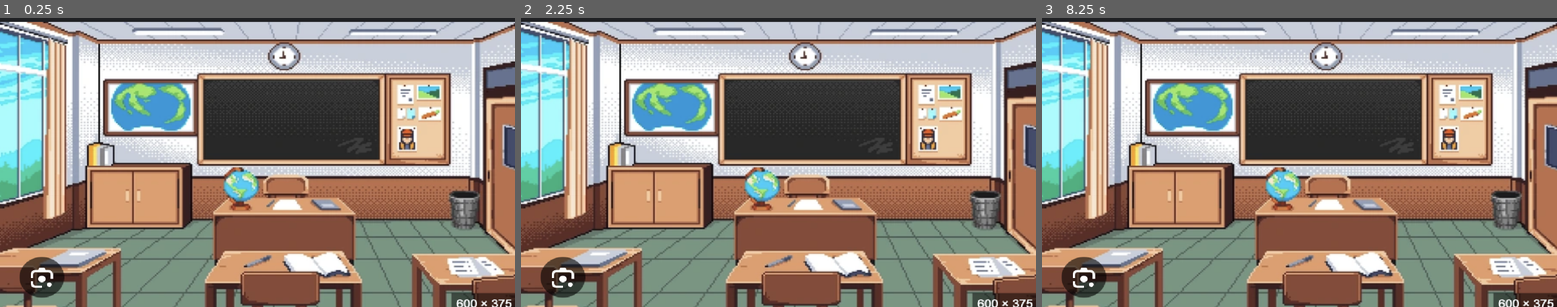
Above: before the commit, frames 1-3 (left to right).
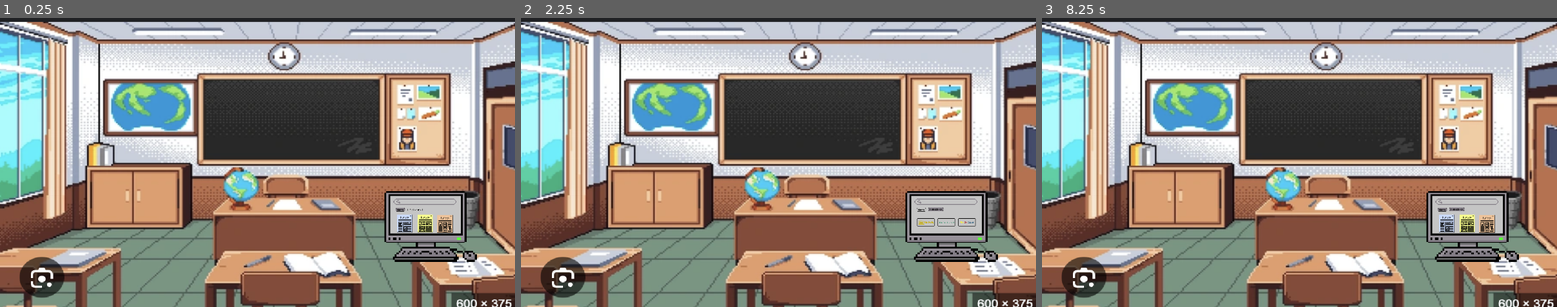
Above: after the commit, the same moments.

Repository: Huenyeon/Game-on
Game: Godot game, scene res://scene/main_scene.tscn
Two runs of this game, one before a commit and one after it. Both use one fixed random seed, a clock stepped at 60 frames per second and the inputs below.
Inputs (mouse positions are in pixels of both pictures, inside the frame that each line leads up to):
- Up to frame 1 (0.25 s): no input
- Up to frame 2 (2.25 s): click (938, 208) at 0.52 s; click (922, 208) at 1.27 s; click (938, 208) at 2.02 s
- Up to frame 3 (8.25 s): click (1443, 208) at 2.77 s; click (1459, 208) at 3.52 s; click (1443, 208) at 4.27 s; tap Enter at 5, 6.5, 8 s; move the mouse to (1412, 148) at 5.02 s; click (1412, 148) at 5.17 s; tap Space at 5.75, 7.25 s; move the mouse to (1196, 176) at 5.77 s; click (1196, 176) at 5.92 s; move the mouse to (1351, 98) at 6.52 s; click (1351, 98) at 6.67 s; move the mouse to (1273, 220) at 7.27 s; click (1273, 220) at 7.42 s; move the mouse to (1454, 205) at 8.02 s; click (1454, 205) at 8.17 s

The runs differ from the first frame. In frame 1, 3.4% of the frame differs, in the area x 74-93%, y 59-85%; in frame 2, 3.4%; in frame 3, 3.4%.

Commit message:
desktop functions

Diff:
--- /dev/null
+++ b/scene/cjinu.tscn
@@ -0,0 +1,50 @@
+[gd_scene load_steps=7 format=3 uid="uid://gmjua7fxgkqx"]
+
+[ext_resource type="Texture2D" uid="uid://ddxj8r8367u76" path="res://assets/characters/jinu.png" id="1_vlelc"]
+
+[sub_resource type="AtlasTexture" id="AtlasTexture_h6dgk"]
+atlas = ExtResource("1_vlelc")
+region = Rect2(0, 0, 512, 512)
+
+[sub_resource type="AtlasTexture" id="AtlasTexture_n1y0j"]
+atlas = ExtResource("1_vlelc")
+region = Rect2(512, 0, 512, 512)
+
+[sub_resource type="AtlasTexture" id="AtlasTexture_xsxku"]
+atlas = ExtResource("1_vlelc")
+region = Rect2(0, 512, 512, 512)
+
+[sub_resource type="AtlasTexture" id="AtlasTexture_78dao"]
+atlas = ExtResource("1_vlelc")
+region = Rect2(512, 512, 512, 512)
+
+[sub_resource type="SpriteFrames" id="SpriteFrames_w12j7"]
+animations = [{
+"frames": [{
+"duration": 1.0,
+"texture": SubResource("AtlasTexture_h6dgk")
+}, {
+"duration": 1.0,
+"texture": SubResource("AtlasTexture_n1y0j")
+}, {
+"duration": 1.0,
+"texture": SubResource("AtlasTexture_xsxku")
+}, {
+"duration": 1.0,
+"texture": SubResource("AtlasTexture_78dao")
+}],
+"loop": true,
+"name": &"default",
+"speed": 3.0
+}, {
+"frames": [],
+"loop": true,
+"name": &"new_animation",
+"speed": 5.0
+}]
+
+[node name="cjinu" type="Node2D"]
+
+[node name="AnimatedSprite2D" type="AnimatedSprite2D" parent="."]
+sprite_frames = SubResource("SpriteFrames_w12j7")
+animation = &"new_animation"
--- /dev/null
+++ b/scene/inside_desktop.tscn
@@ -0,0 +1,261 @@
+[gd_scene load_steps=14 format=3 uid="uid://c7trr7x0cru6m"]
+
+[ext_resource type="Script" uid="uid://6axrely6bisx" path="res://scripts/inside_desktop.gd" id="1_obpd4"]
+[ext_resource type="Texture2D" uid="uid://clasan6etehjj" path="res://assets/desktop/desktop-container.png" id="2_ofnyq"]
+[ext_resource type="ButtonGroup" uid="uid://bn5loh716mh40" path="res://assets/publishers-news.tres" id="3_ae7f0"]
+[ext_resource type="Texture2D" uid="uid://d381n4dn4rvvn" path="res://assets/desktop/publishers-unclicked.png" id="4_2flab"]
+[ext_resource type="Texture2D" uid="uid://chhhfieeu03u3" path="res://assets/desktop/publishers-clicked.png" id="5_ug3hc"]
+[ext_resource type="Texture2D" uid="uid://4snvctsmlgtj" path="res://assets/desktop/news-unclicked-updated.png" id="6_843rd"]
+[ext_resource type="Texture2D" uid="uid://dj17kxhrauq5b" path="res://assets/desktop/news-clicked-upadated.png" id="7_pwwv0"]
+[ext_resource type="Texture2D" uid="uid://c2axt3tnw41xh" path="res://assets/desktop/publisher-card1.png" id="8_cyjqy"]
+[ext_resource type="Texture2D" uid="uid://cde4eyvixpuke" path="res://assets/desktop/publisher-card2.png" id="9_auwcg"]
+[ext_resource type="Texture2D" uid="uid://bsmn505bdr1fb" path="res://assets/desktop/publisher-card3.png" id="10_14kj4"]
+[ext_resource type="Texture2D" uid="uid://cvm2dcudf4h0m" path="res://assets/desktop/news-cover1.png" id="11_hv70y"]
+[ext_resource type="Texture2D" uid="uid://bx1skw2tj7u40" path="res://assets/desktop/news-cover2.png" id="12_pl64k"]
+[ext_resource type="Texture2D" uid="uid://bps66c50njl1r" path="res://assets/desktop/news-cover3.png" id="13_lkogr"]
+
+[node name="InsideDesktop" type="Node2D"]
+script = ExtResource("1_obpd4")
+
+[node name="TextureRect" type="TextureRect" parent="."]
+offset_left = -229.0
+offset_top = -664.0
+offset_right = 1364.0
+offset_bottom = 877.0
+texture = ExtResource("2_ofnyq")
+
+[node name="PublishersButton" type="TextureButton" parent="."]
+offset_left = 241.0
+offset_top = -84.0
+offset_right = 341.0
+offset_bottom = 16.0
+scale = Vector2(4, 4)
+toggle_mode = true
+button_group = ExtResource("3_ae7f0")
+texture_normal = ExtResource("4_2flab")
+texture_pressed = ExtResource("5_ug3hc")
+
+[node name="NewsButton" type="TextureButton" parent="."]
+offset_left = -5.0
+offset_top = -99.0
+offset_right = 95.0
+offset_bottom = 1.0
+scale = Vector2(4, 4)
+toggle_mode = true
+button_group = ExtResource("3_ae7f0")
+texture_normal = ExtResource("6_843rd")
+texture_pressed = ExtResource("7_pwwv0")
+
+[node name="PublishersContent" type="Control" parent="."]
+visible = false
+layout_mode = 3
+anchors_preset = 0
+offset_left = -229.0
+offset_top = -664.0
+offset_right = -189.0
+offset_bottom = -624.0
+
+[node name="TextureButton" type="TextureButton" parent="PublishersContent"]
+offset_left = 969.0
+offset_top = 870.0
+offset_right = 1069.0
+offset_bottom = 970.0
+scale = Vector2(4, 4)
+texture_normal = ExtResource("8_cyjqy")
+metadata/_edit_group_ = true
+
+[node name="TextureButton2" type="TextureButton" parent="PublishersContent"]
+offset_left = 609.0
+offset_top = 870.0
+offset_right = 709.0
+offset_bottom = 970.0
+scale = Vector2(4, 4)
+texture_normal = ExtResource("9_auwcg")
+metadata/_edit_group_ = true
+
+[node name="TextureButton3" type="TextureButton" parent="PublishersContent"]
+offset_left = 247.0
+offset_top = 870.0
+offset_right = 347.0
+offset_bottom = 970.0
+scale = Vector2(4, 4)
+texture_normal = ExtResource("10_14kj4")
+metadata/_edit_group_ = true
+
+[node name="NewsContent" type="Control" parent="."]
+visible = false
+layout_mode = 3
+anchors_preset = 0
+offset_left = -32.0
+offset_top = -149.0
+offset_right = 336.0
+offset_bottom = -109.0
+
+[node name="TextureButton" type="TextureButton" parent="NewsContent"]
+layout_mode = 0
+offset_left = 72.0
+offset_top = 333.0
+offset_right = 112.0
+offset_bottom = 373.0
+scale = Vector2(4, 4)
+texture_normal = ExtResource("11_hv70y")
+metadata/_edit_group_ = true
+
+[node name="TextureButton2" type="TextureButton" parent="NewsContent"]
+offset_left = 412.0
+offset_top = 313.0
+offset_right = 512.0
+offset_bottom = 413.0
+scale = Vector2(4, 4)
+texture_normal = ExtResource("12_pl64k")
+metadata/_edit_group_ = true
+
+[node name="TextureButton3" type="TextureButton" parent="NewsContent"]
+offset_left = 765.0
+offset_top = 313.0
+offset_right = 865.0
+offset_bottom = 413.0
+scale = Vector2(4, 4)
+texture_normal = ExtResource("13_lkogr")
+metadata/_edit_group_ = true
+
+[node name="NewsDetails" type="Node2D" parent="."]
+
+[node name="set1" type="Node2D" parent="NewsDetails"]
+
+[node name="DatePublished" type="Label" parent="NewsDetails/set1"]
+offset_left = 641.0
+offset_top = 469.0
+offset_right = 1560.0
+offset_bottom = 622.0
+theme_override_font_sizes/font_size = 24
+text = "SET 1"
+autowrap_mode = 3
+
+[node name="Headline" type="Label" parent="NewsDetails/set1"]
+offset_left = 77.0
+offset_top = 206.0
+offset_right = 1049.0
+offset_bottom = 316.0
+theme_override_constants/line_spacing = 0
+theme_override_constants/paragraph_spacing = 0
+theme_override_constants/shadow_offset_x = 0
+theme_override_constants/shadow_offset_y = 0
+theme_override_constants/outline_size = 0
+theme_override_constants/shadow_outline_size = 0
+theme_override_font_sizes/font_size = 40
+text = "SET 1"
+autowrap_mode = 3
+
+[node name="Content" type="Label" parent="NewsDetails/set1"]
+offset_left = 77.0
+offset_top = 357.0
+offset_right = 996.0
+offset_bottom = 510.0
+theme_override_font_sizes/font_size = 24
+text = "SET 1"
+autowrap_mode = 3
+
+[node name="5ws" type="Label" parent="NewsDetails/set1"]
+offset_left = 77.0
+offset_top = 469.0
+offset_right = 996.0
+offset_bottom = 622.0
+theme_override_font_sizes/font_size = 24
+text = "SET1"
+autowrap_mode = 3
+
+[node name="set2" type="Node2D" parent="NewsDetails"]
+
+[node name="Headline" type="Label" parent="NewsDetails/set2"]
+offset_left = 77.0
+offset_top = 206.0
+offset_right = 1049.0
+offset_bottom = 316.0
+theme_override_constants/line_spacing = 0
+theme_override_constants/paragraph_spacing = 0
+theme_override_constants/shadow_offset_x = 0
+theme_override_constants/shadow_offset_y = 0
+theme_override_constants/outline_size = 0
+theme_override_constants/shadow_outline_size = 0
+theme_override_font_sizes/font_size = 40
+text = "SET2"
+autowrap_mode = 3
+
+[node name="Content" type="Label" parent="NewsDetails/set2"]
+offset_left = 77.0
+offset_top = 357.0
+offset_right = 996.0
+offset_bottom = 510.0
+theme_override_font_sizes/font_size = 24
+text = "SET2"
+autowrap_mode = 3
+
+[node name="5ws" type="Label" parent="NewsDetails/set2"]
+offset_left = 685.0
+offset_top = 206.0
+offset_right = 1604.0
+offset_bottom = 359.0
+theme_override_font_sizes/font_size = 24
+text = "SET2"
+autowrap_mode = 3
+
+[node name="DatePublished" type="Label" parent="NewsDetails/set2"]
+offset_left = 501.0
+offset_top = 316.0
+offset_right = 1420.0
+offset_bottom = 469.0
+theme_override_font_sizes/font_size = 24
+text = "SET2"
+autowrap_mode = 3
+
+[node name="set3" type="Node2D" parent="NewsDetails"]
+
+[node name="Headline" type="Label" parent="NewsDetails/set3"]
+offset_left = 270.0
+offset_top = 277.0
+offset_right = 1242.0
+offset_bottom = 387.0
+theme_override_constants/line_spacing = 0
+theme_override_constants/paragraph_spacing = 0
+theme_override_constants/shadow_offset_x = 0
+theme_override_constants/shadow_offset_y = 0
+theme_override_constants/outline_size = 0
+theme_override_constants/shadow_outline_size = 0
+theme_override_font_sizes/font_size = 40
+text = "SET3"
+autowrap_mode = 3
+
+[node name="Content" type="Label" parent="NewsDetails/set3"]
+offset_left = 353.0
+offset_top = 374.0
+offset_right = 1272.0
+offset_bottom = 527.0
+theme_override_font_sizes/font_size = 24
+text = "SET3"
+autowrap_mode = 3
+
+[node name="5ws" type="Label" parent="NewsDetails/set3"]
+offset_left = 353.0
+offset_top = 510.0
+offset_right = 1272.0
+offset_bottom = 663.0
+theme_override_font_sizes/font_size = 24
+text = "SET3"
+autowrap_mode = 3
+
+[node name="DatePublished" type="Label" parent="NewsDetails/set3"]
+offset_left = 501.0
+offset_top = 510.0
+offset_right = 1420.0
+offset_bottom = 663.0
+theme_override_font_sizes/font_size = 24
+text = "SET3"
+autowrap_mode = 3
+
+[node name="BackButton" type="Button" parent="NewsDetails"]
+offset_left = 1062.0
+offset_top = 28.0
+offset_right = 1112.0
+offset_bottom = 59.0
+text = "BACK"
--- a/scene/main_scene.tscn
+++ b/scene/main_scene.tscn
@@ -1,6 +1,7 @@
-[gd_scene load_steps=2 format=3 uid="uid://cv1h4my5y6ttg"]
+[gd_scene load_steps=3 format=3 uid="uid://cv1h4my5y6ttg"]
 
 [ext_resource type="Texture2D" uid="uid://b2mtfi2lamwl4" path="res://assets/bg_placeholder.png" id="1_wgwml"]
+[ext_resource type="PackedScene" uid="uid://c8fb7rgbb8ya3" path="res://scene/desktop.tscn" id="2_ry1uq"]
 
 [node name="main-scene" type="Node2D"]
 
@@ -11,3 +12,9 @@
 position = Vector2(578, 330)
 scale = Vector2(1.38783, 1.26426)
 texture = ExtResource("1_wgwml")
+
+[node name="Desktop" parent="." instance=ExtResource("2_ry1uq")]
+offset_left = 853.0
+offset_top = 363.0
+offset_right = 1068.0
+offset_bottom = 584.0
--- a/scripts/desktop.gd
+++ b/scripts/desktop.gd
@@ -1,4 +1,7 @@
 extends Control
+func _on_desktop_clicked(event):
+	if event is InputEventMouseButton and event.pressed and event.button_index == MOUSE_BUTTON_LEFT:
+		get_tree().change_scene_to_file("res://scene/inside_desktop.tscn")
 
 func _ready():
 	# Show news by default, hide publishers
@@ -13,6 +16,9 @@
 	$NewsButton.pressed.connect(_on_news_button_pressed)
 	$PublishersButton.pressed.connect(_on_publisher_button_pressed)
 
+	$".".mouse_filter = Control.MOUSE_FILTER_STOP
+	$".".gui_input.connect(_on_desktop_clicked)
+
 
 func _on_news_button_pressed():
 	$NewsContent.visible = true
--- /dev/null
+++ b/scripts/fade_in.gd
@@ -0,0 +1,7 @@
+extends Label
+
+
+func _ready():
+	$Headline.modulate.a = 0.0  # start invisible
+	var tween = create_tween()
+	tween.tween_property($Headline, "modulate:a", 1.0, 2.0) # fade in over 2s
--- /dev/null
+++ b/scripts/inside_desktop.gd
@@ -0,0 +1,60 @@
+extends Node2D
+
+func _ready():
+	# Default visibility
+	$NewsContent.visible = true
+	$PublishersContent.visible = false
+	$NewsDetails.visible = false
+
+	$NewsButton.button_pressed = true
+	$PublishersButton.button_pressed = false
+
+	# Connect buttons
+	$NewsButton.pressed.connect(_on_news_button_pressed)
+	$PublishersButton.pressed.connect(_on_publisher_button_pressed)
+	$NewsDetails/BackButton.pressed.connect(_on_back_button_pressed)
+
+	# Connect each news button to show details
+	for i in $NewsContent.get_children().size():
+		var button = $NewsContent.get_child(i)
+		button.pressed.connect(_on_news_item_pressed.bind(i))
+
+
+func _on_news_button_pressed():
+	$NewsContent.visible = true
+	$PublishersContent.visible = false
+	$NewsDetails.visible = false
+	$NewsButton.button_pressed = true
+	$PublishersButton.button_pressed = false
+
+
+func _on_publisher_button_pressed():
+	$NewsContent.visible = false
+	$PublishersContent.visible = true
+	$NewsDetails.visible = false
+	$NewsButton.button_pressed = false
+	$PublishersButton.button_pressed = true
+
+
+func _on_news_item_pressed(index: int):
+	$NewsContent.visible = false
+	$NewsDetails.visible = true
+	$PublishersButton.visible = false
+	$NewsButton.visible = false
+	# Hide all sets first
+	for child in $NewsDetails.get_children():
+		if child.name != "BackButton":
+			child.visible = false
+
+	# Show the set corresponding to the clicked button
+	var target_set = $NewsDetails.get_child(index)
+	if target_set:
+		target_set.visible = true
+
+
+func _on_back_button_pressed():
+	# Hide details, return to news list
+	$NewsDetails.visible = false
+	$NewsContent.visible = true
+	$PublishersButton.visible = true
+	$NewsButton.visible = true
Binary file added: assets/characters/abby.png
Not shown, added: assets/characters/abby.png.import
Binary file added: assets/characters/baby saja.png
Not shown, added: assets/characters/baby saja.png.import
Binary file added: assets/characters/jinu.png
Not shown, added: assets/characters/jinu.png.import
Binary file added: assets/characters/mira.png
Not shown, added: assets/characters/mira.png.import
Not shown, added: scripts/fade_in.gd.uid
Not shown, added: scripts/inside_desktop.gd.uid
